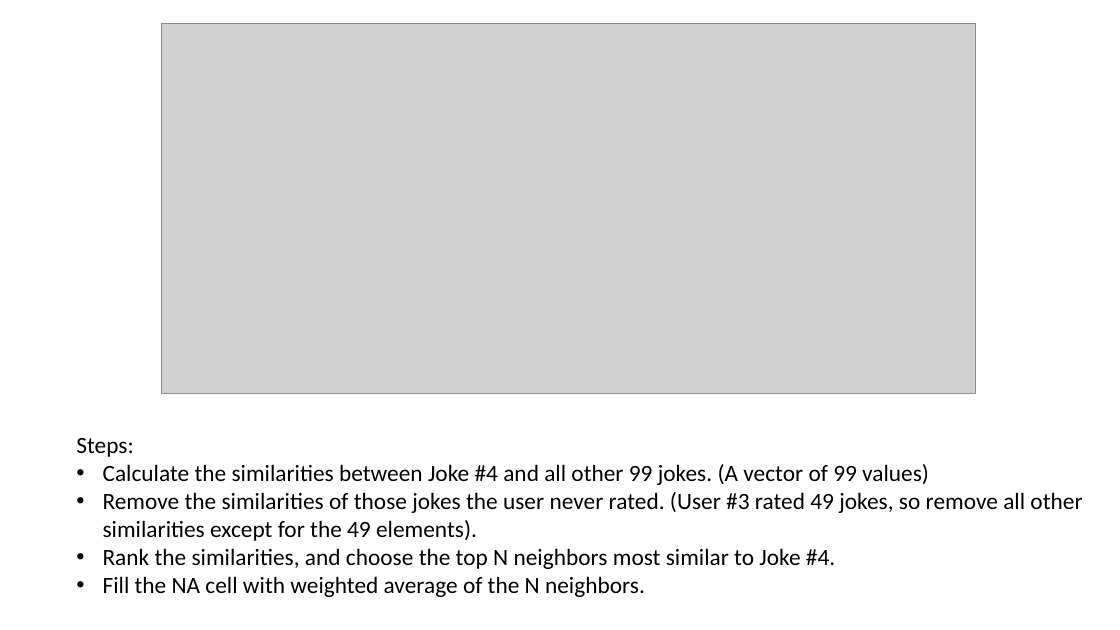
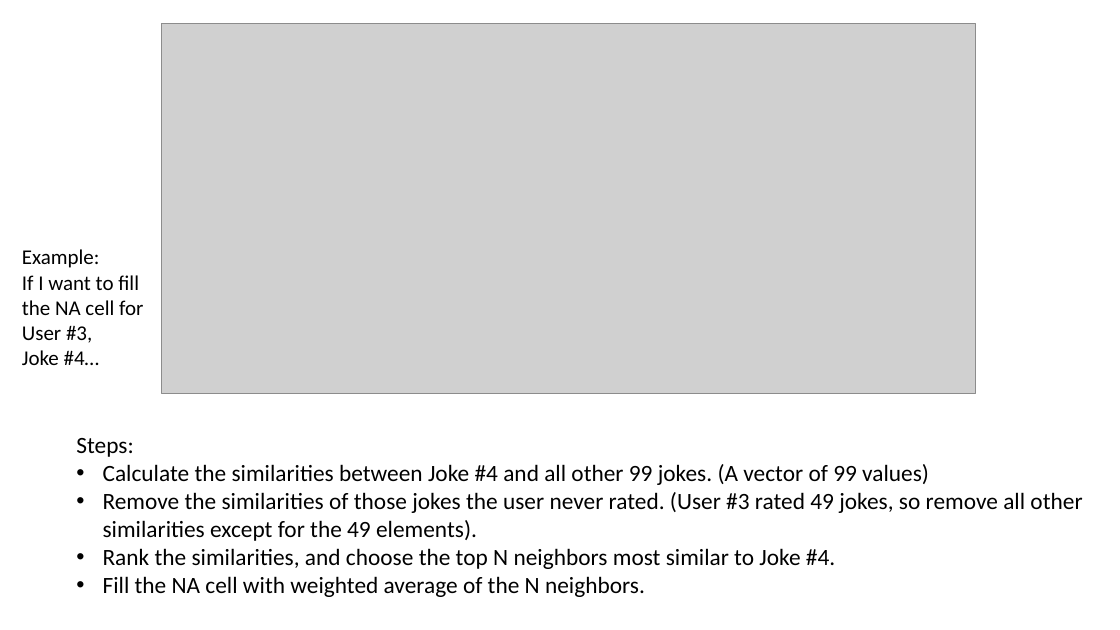
Before and after one commit to Tyllis/Data607, a slide deck: slide 4 of jester-collaborative-filtering.pptx. Drawn at 1120x630 pixels with LibreOffice and Linux fonts; fonts in the diff are those of the drawing; grey boxes stand for pictures. Boxes give left, top, right and bottom in pixels: in the first picture for what was removed or moved away, otherwise in the second. Text is boxed around its words. In the diff, an @@ line names an element or a change of style, - is before the commit and + after.

```diff
--- a/jester-collaborative-filtering.pptx
+++ b/jester-collaborative-filtering.pptx
@@ text added at (22, 249, 143, 365), 18 pt, text #000000 @@
+Example:
+If I want to fill
+the NA cell for
+User #3,
+Joke #4…
```
